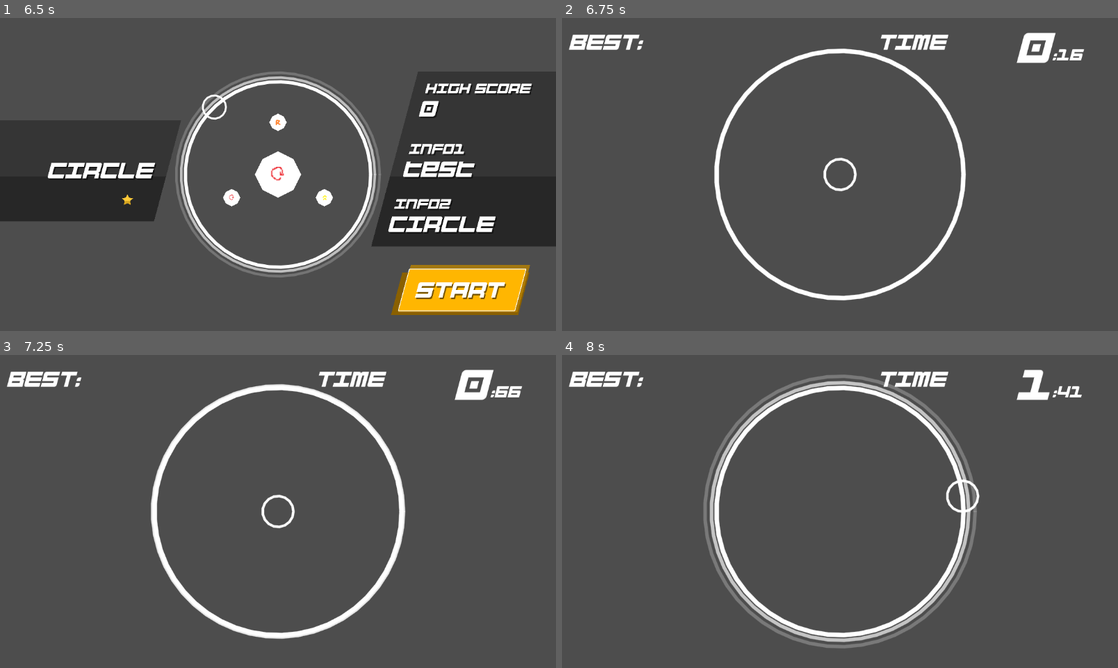
Above: before the commit, frames 1-4 (two rows, left to right).
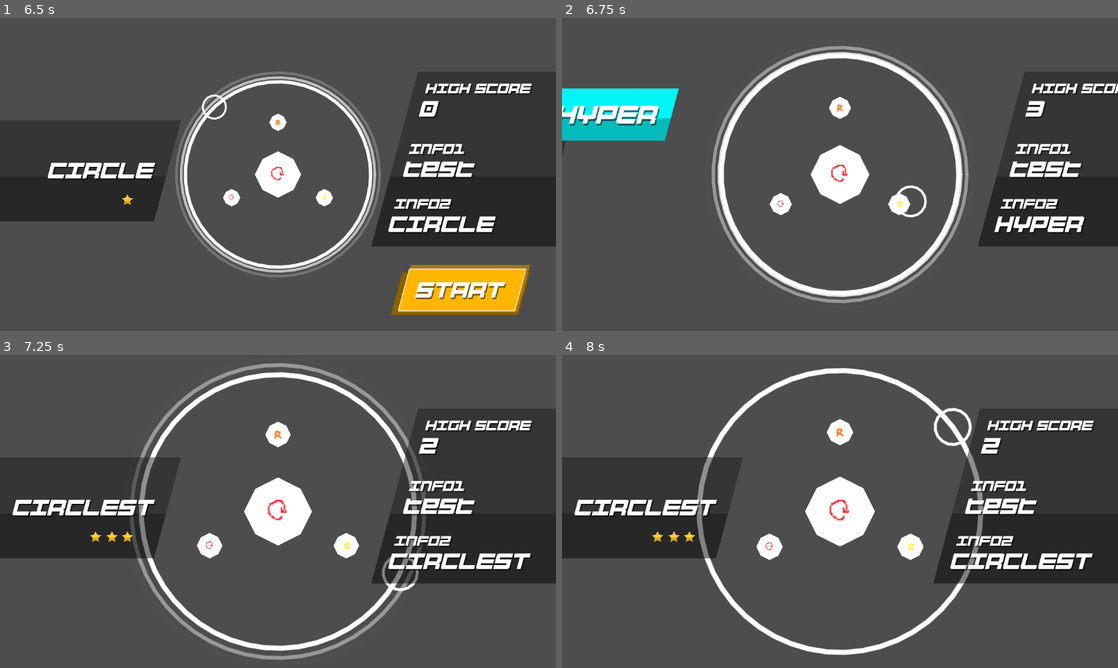
Above: after the commit, the same moments.

Repository: jokw1228/Slay_The_Circle
Game: Godot game, scene res://scenes/rooms/RoomLogo/RoomLogo.tscn
Two runs of this game, one before a commit and one after it. Both use one fixed random seed, a clock stepped at 60 frames per second and the inputs below. Sound files missing from this copy of the repository are replaced by a short silence.
Inputs (mouse positions are in pixels of both pictures, inside the frame that each line leads up to):
- Up to frame 1 (6.5 s): tap Enter at 0.5, 2, 3.5 s; move the mouse to (400, 158) at 0.52 s; click (400, 158) at 0.67 s; tap Space at 1.25, 2.75, 4.25 s; move the mouse to (166, 190) at 1.27 s; click (166, 190) at 1.42 s; move the mouse to (333, 105) at 2.02 s; click (333, 105) at 2.17 s; move the mouse to (250, 237) at 2.77 s; click (250, 237) at 2.92 s; move the mouse to (444, 221) at 3.52 s; click (444, 221) at 3.67 s; move the mouse to (111, 127) at 4.27 s; click (111, 127) at 4.42 s; move the mouse to (305, 174) at 5.02 s; click (305, 174) at 5.17 s; move the mouse to (194, 96) at 5.77 s; click (194, 96) at 5.92 s
- Up to frame 2 (6.75 s): click (1023, 290) at 6.5 s
- Up to frame 3 (7.25 s): no input
- Up to frame 4 (8 s): move the mouse to (962, 495) at 7.27 s; click (962, 495) at 7.42 s

Frame 1 is identical in both runs. In frame 2, 19% of the frame differs, in the area x 0-100%, y 4-92%; in frame 3, 23%; in frame 4, 25%, in the area x 0-100%, y 4-96%.

Commit message:
start-transition: 줌인/아웃 추가

Diff:
--- a/scenes/playingfield/PlayingFieldUI.gd
+++ b/scenes/playingfield/PlayingFieldUI.gd
@@ -26,7 +26,17 @@
 func close_Stopped_and_open_Playing():
 	StoppedLeft_node.visible = false
 	StoppedRight_node.visible = false
+
+	# 게임 시작 시 화면 위쪽 끝에서 점수 창 내려오는 효과
+	# 일관성을 위해 close_Playing_and_open_Stopped에도 사라지는 애니메이션 추가 가능.
+	# BEST랑 TIME 간 내려 오는 시간에 약간의 차이 두어 좀 더 디테일하게 만들고 싶었으나
+	# conflict가 두려워 다음 기회에..
+	Playing_node.visible = false # 이미 visible일 경우 애니메이션 전에 보이는 것 방지
+	await get_tree().create_timer(0.7).timeout
 	Playing_node.visible = true
+	Playing_node.position = Vector2(0, -100)
+	var tween = get_tree().create_tween().set_ease(Tween.EASE_OUT).set_trans(Tween.TRANS_EXPO)
+	tween.tween_property(Playing_node,"position",Vector2(0,0),0.6)
 
 func close_Playing_and_open_Stopped():
 	Playing_node.visible = false
--- a/scenes/rooms/RoomMenu/RoomMenu.gd
+++ b/scenes/rooms/RoomMenu/RoomMenu.gd
@@ -6,6 +6,8 @@
 @export var playing_field: PlayingField
 @export var ui_container_left: Control
 @export var ui_container_right: Control
+@export var camera: Camera2D
+@export var reverb_effect_timer: Timer
 
 @export var scene_stage: PackedScene
 @export var scene_hyper: PackedScene
@@ -28,6 +30,35 @@
 	get_node("PlayingField/MenuBombGenerator").room_menu = self
 
 func start_stage(): # A signal is connected by the select button.
+	var x: Vector2 = Vector2(0, 0)
+	if stage_index % 3 == 0: x = Vector2(0, -144) # Circle / HyperCircle
+	if stage_index % 3 == 1: x = Vector2(-128, 64) # Circler / HyperCircler
+	if stage_index % 3 == 2: x = Vector2(128, 64) # Circlest / HyperCirclest
+
+	reverb_effect_timer.stop()
+
+	# hides panel
+	var tween_panel: Tween = get_tween().set_parallel()
+	tween_panel.tween_property(start, "position", Vector2(600, 170), 0.4)
+	tween_panel.tween_property(stage, "position", Vector2(-370, 0), 0.4)
+	tween_panel.tween_property(info, "position", Vector2(528, 34), 0.4)
+	if is_instance_valid(hyper): tween_panel.tween_property(hyper, "position", Vector2(-30, -84), 0.4)
+
+	# zoom in
+	var tween_playing_field: Tween = get_tween().set_trans(Tween.TRANS_CIRC)
+	tween_playing_field.tween_property(camera, "zoom", Vector2(1.15, 1.15), 1.25)
+	var tween_camera: Tween = get_tween().set_parallel()
+	#tween_camera.tween_property(camera, "position", x, 0.4)
+
+	# zoom out
+	await tween_playing_field.finished
+	var tween_playing_field1: Tween = get_tween().set_ease(Tween.EASE_IN)
+	tween_playing_field1.tween_property(camera, "zoom", Vector2(1, 1), 0.3)
+	var tween_camera1: Tween = get_tween().set_ease(Tween.EASE_IN)
+	tween_camera1.tween_property(camera, "position", Vector2(0, 0), 0.3)
+
+	# animation done
+	await tween_playing_field1.finished
 	get_tree().change_scene_to_packed(room_to_go[stage_index])
 
 func get_tween():
@@ -40,7 +71,7 @@
 		hyper.queue_free()
 	if is_instance_valid(info):
 		info.queue_free()
-	if not start:
+	if not start: # 시작 버튼 없을 경우 (처음 스테이지 선택한 경우)
 		start = scene_start.instantiate()
 		start.position = Vector2(544, 170)
 		start.start.connect(start_stage)
@@ -49,6 +80,7 @@
 		var tween: Tween = get_tween()
 		tween.tween_property(start, "position", Vector2(192, 170), 0.4)
 
+	# 스테이지 패널.
 	stage = scene_stage.instantiate()
 	stage.position = Vector2(-370, 0)
 	stage.difficulty = difficulty
@@ -58,6 +90,7 @@
 	var tween: Tween = get_tween()
 	tween.tween_property(stage, "position", Vector2(0, 0), 0.4)
 
+	# 인포 패널.
 	info = scene_info.instantiate()
 	info.position = Vector2(528, 34)
 	# 테스트 용 텍스트. 별 의미 없음. 실제로 표시할 만한 정보들이 생기면 채워 넣기
--- a/scenes/rooms/RoomMenu/RoomMenu.tscn
+++ b/scenes/rooms/RoomMenu/RoomMenu.tscn
@@ -14,12 +14,14 @@
 [ext_resource type="PackedScene" uid="uid://c7vq8qehb54d1" path="res://scenes/rooms/RoomMenu/PanelInfo.tscn" id="12_w1m2y"]
 [ext_resource type="PackedScene" uid="uid://dp0cdsfw5ylxj" path="res://scenes/rooms/RoomMenu/StartButton.tscn" id="13_yxsra"]
 
-[node name="RoomMenu" type="Node2D" node_paths=PackedStringArray("playing_field", "ui_container_left", "ui_container_right")]
+[node name="RoomMenu" type="Node2D" node_paths=PackedStringArray("playing_field", "ui_container_left", "ui_container_right", "camera", "reverb_effect_timer")]
 script = ExtResource("1_sshbl")
 room_to_go = Array[PackedScene]([ExtResource("2_2e64d"), ExtResource("3_yvois"), ExtResource("4_2514v"), ExtResource("5_ysv52"), ExtResource("6_0nfbl"), ExtResource("7_3e2ok")])
 playing_field = NodePath("PlayingField")
 ui_container_left = NodePath("UIContainer/UILeft")
 ui_container_right = NodePath("UIContainer/UIRight")
+camera = NodePath("PlayingField/PlayingFieldCamera")
+reverb_effect_timer = NodePath("PlayingField/CircleField/ReverbEffectTimer")
 scene_stage = ExtResource("10_a51qt")
 scene_hyper = ExtResource("11_cx8um")
 scene_info = ExtResource("12_w1m2y")
@@ -35,8 +37,6 @@
 visible = false
 
 [node name="UIContainer" type="CanvasLayer" parent="."]
-scale = Vector2(1, 1)
-transform = Transform2D(1, 0, 0, 1, 0, 0)
 
 [node name="UILeft" type="Control" parent="UIContainer"]
 layout_mode = 3
@@ -62,3 +62,4 @@
 grow_vertical = 2
 
 [editable path="PlayingField"]
+[editable path="PlayingField/CircleField"]
